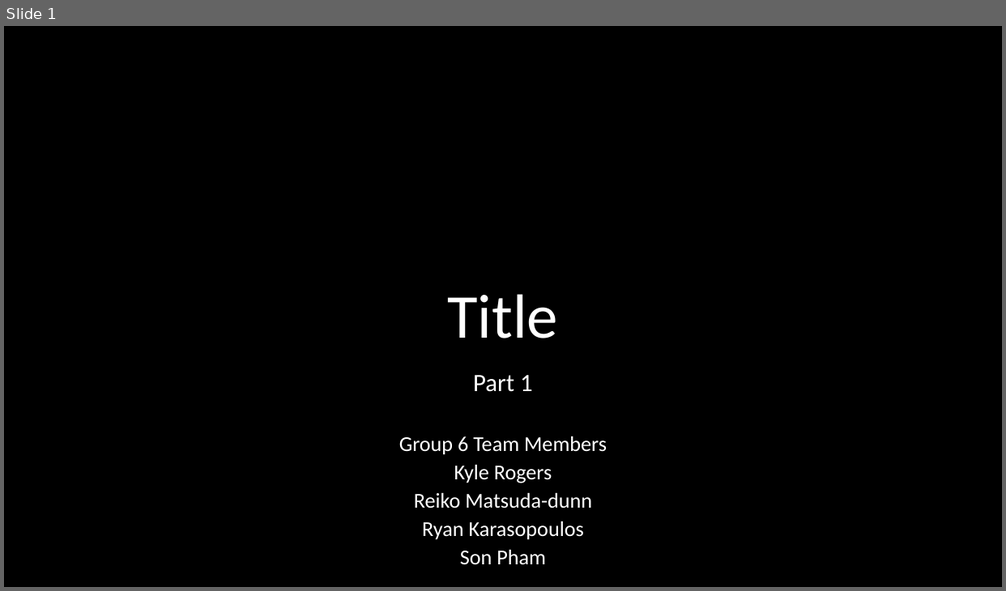
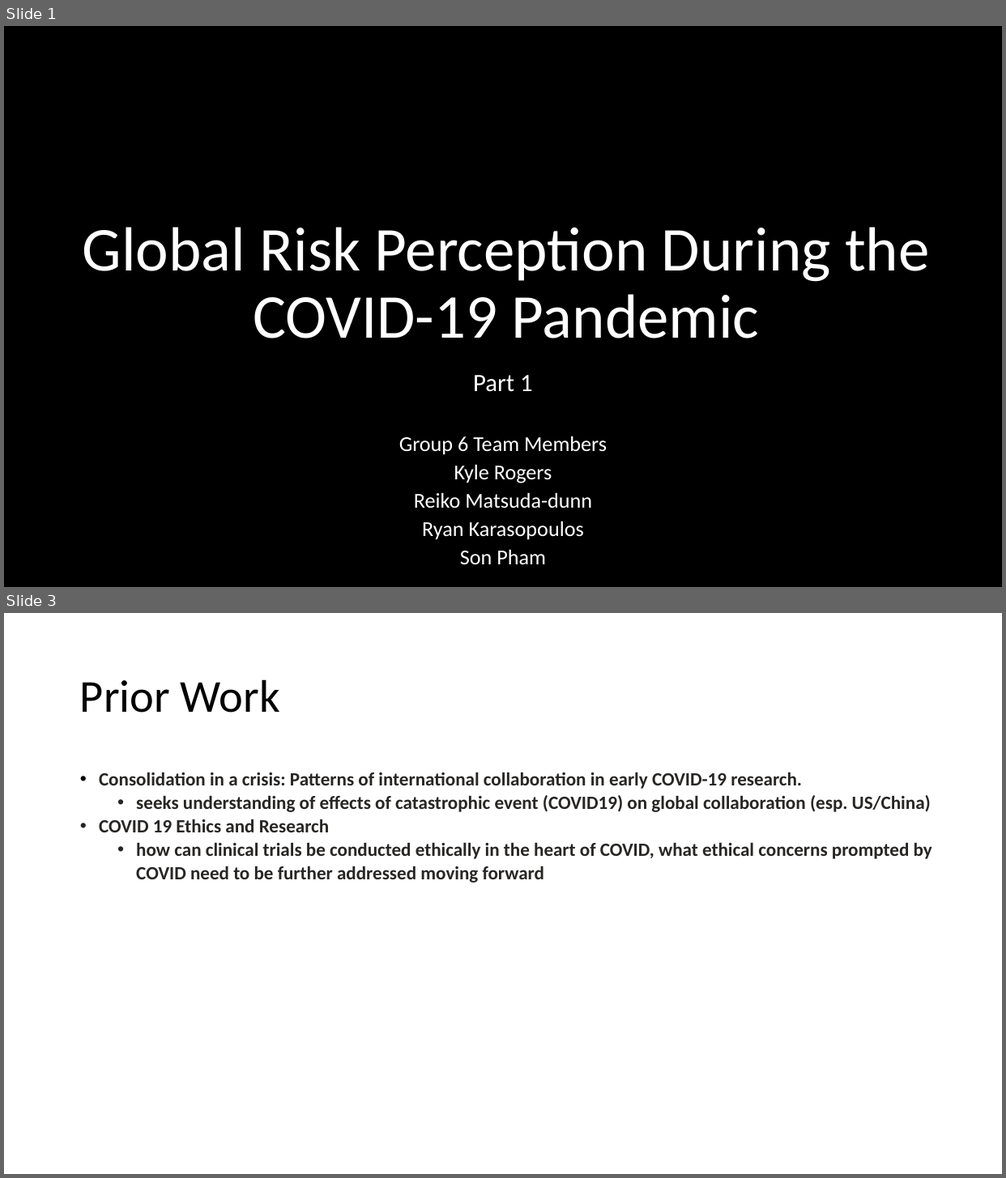
Before and after one commit to snpham/geopolymeric-tribbles, a slide deck: reports/part1_slides.pptx. Shown one above the other, each under a label of ours: slide 1 before the commit, slides 1 and 3 after it; the slides between them are not shown. The pictures are 1006x591 and 1006x1178 pixels, drawn with LibreOffice and Linux fonts; fonts in the diff are those of the drawing; background and template pictures are left out. Boxes give left, top, right and bottom in pixels: in the first picture for what was removed or moved away, otherwise in the second. Text is boxed around its words. In the diff, an @@ line names an element or a change of style, - is before the commit and + after.

```diff
--- a/reports/part1_slides.pptx
+++ b/reports/part1_slides.pptx
@@ slide 3 added at bbox=[4, 613, 1002, 1174], background #FFFFFF @@
@@ title added at bbox=[80, 679, 280, 713], 44 pt, text #000000 @@
+Prior Work
@@ text added at bbox=[99, 772, 932, 883], 18 pt, text #282624, bold @@
+• Consolidation in a crisis: Patterns of international collaboration in early COVID-19 research.
+  • seeks understanding of effects of catastrophic event (COVID19) on global collaboration (esp. US/China)
+• COVID 19 Ethics and Research
+  • how can clinical trials be conducted ethically in the heart of COVID, what ethical concerns prompted by COVID need to be further addressed moving forward
@@ slide 1 changed as well @@
@@ title added at bbox=[83, 227, 929, 339], 60 pt, text #FFFFFF @@
+Global Risk Perception During the COVID-19 Pandemic
@@ title removed at bbox=[447, 294, 558, 339] @@
-Title
```
Also in this commit, not shown: 5 other slides changed, 1 slide removed, 2 other files.
